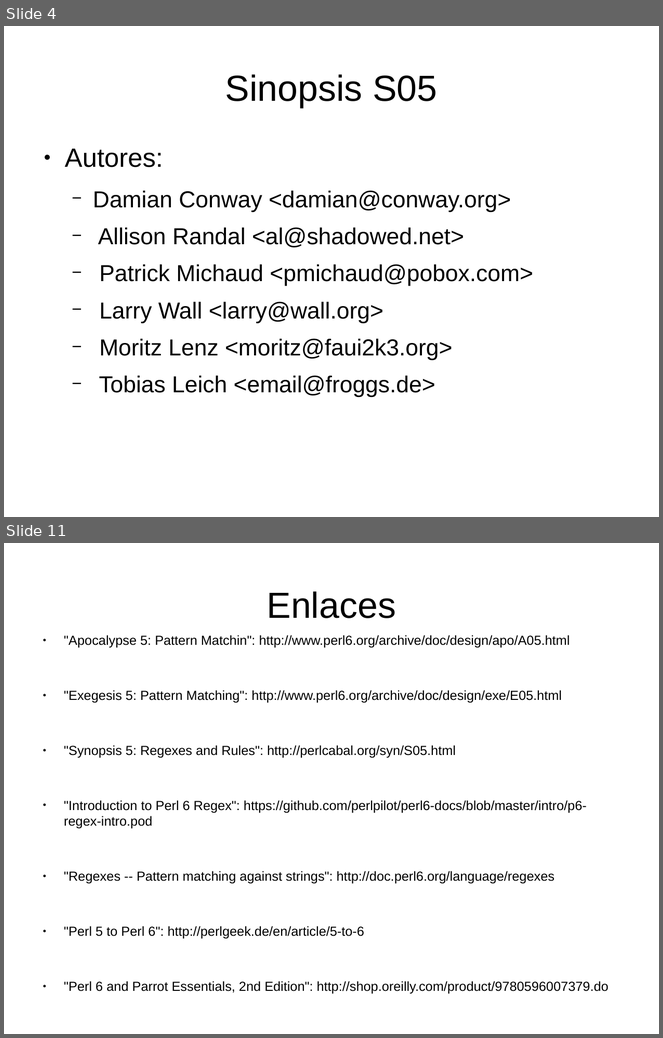
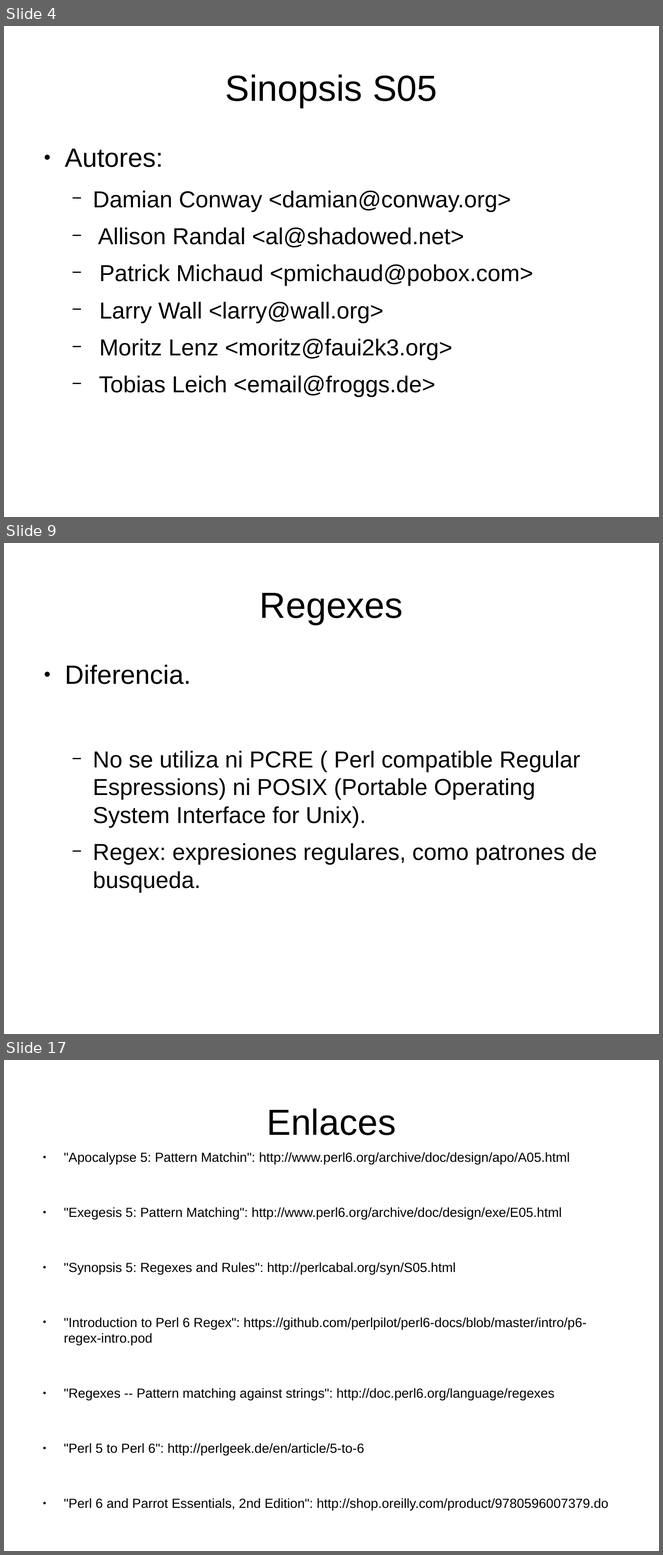
Before and after one commit to renatolrr/Regexes-and-Rules, a slide deck: impress/odp/Regexes-and-Rules.odp. Shown one above the other, each under a label of ours: slides 4 and 11 before the commit, slides 4, 9 and 17 after it; the slides between them are not shown. The pictures are 663x1038 and 663x1555 pixels, drawn with LibreOffice and Linux fonts; fonts in the diff are those of the drawing. Boxes give left, top, right and bottom in pixels: in the first picture for what was removed or moved away, otherwise in the second. Text is boxed around its words. In the diff, an @@ line names an element or a change of style, - is before the commit and + after.

```diff
--- a/impress/odp/Regexes-and-Rules.odp
+++ b/impress/odp/Regexes-and-Rules.odp
@@ slide 9 added at box(4, 543, 659, 1034), background #FFFFFF @@
@@ title added at box(260, 593, 403, 625), 44 pt, text #000000 @@
+Regexes
@@ text added at box(65, 665, 597, 893), 28 pt, text #000000 @@
+● Diferencia.
+  − No se utiliza ni PCRE ( Perl compatible Regular Espressions) ni POSIX (Portable Operating System Interface for Unix).
+  − Regex: expresiones regulares, como patrones de busqueda.
@@ what was slide 11 is now slide 17 @@
```
Also in this commit, not shown: 6 slides changed, 7 other slides added, 1 slide removed, 2 other files.
